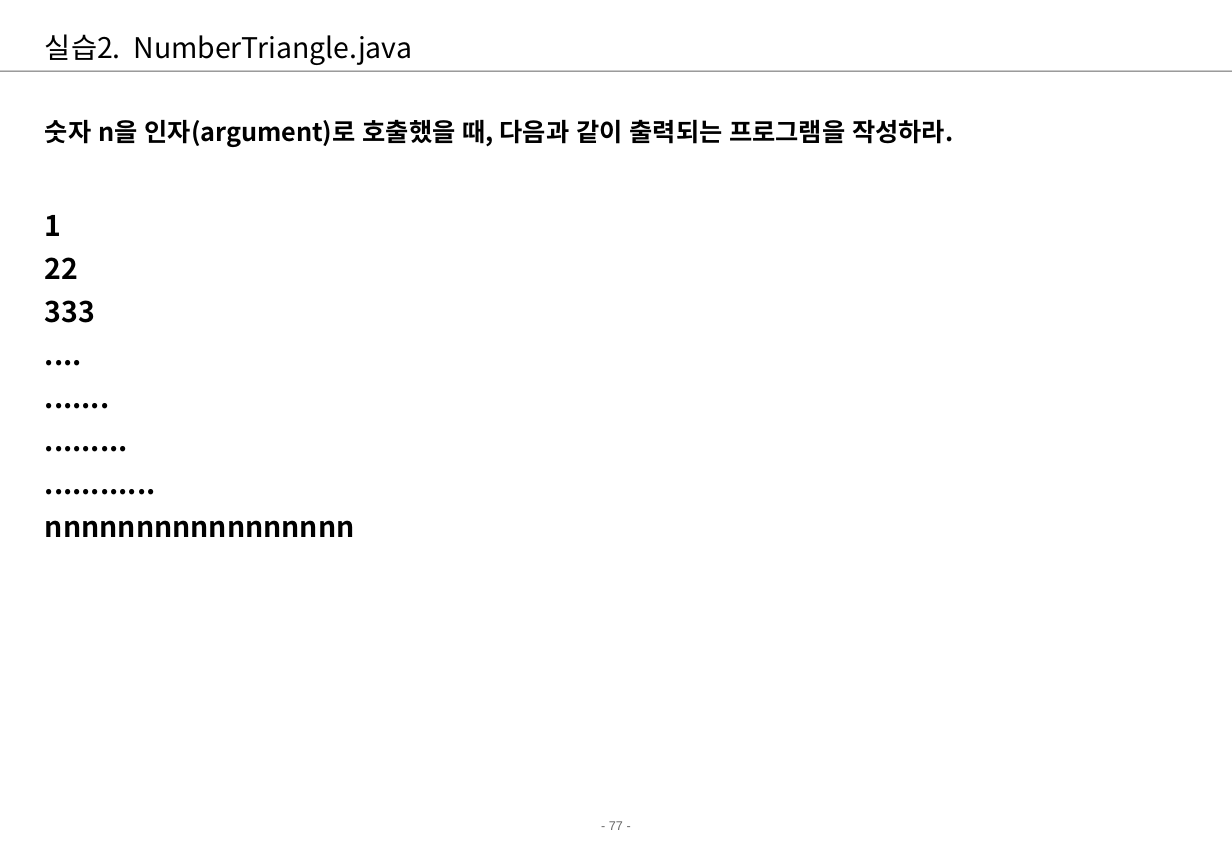
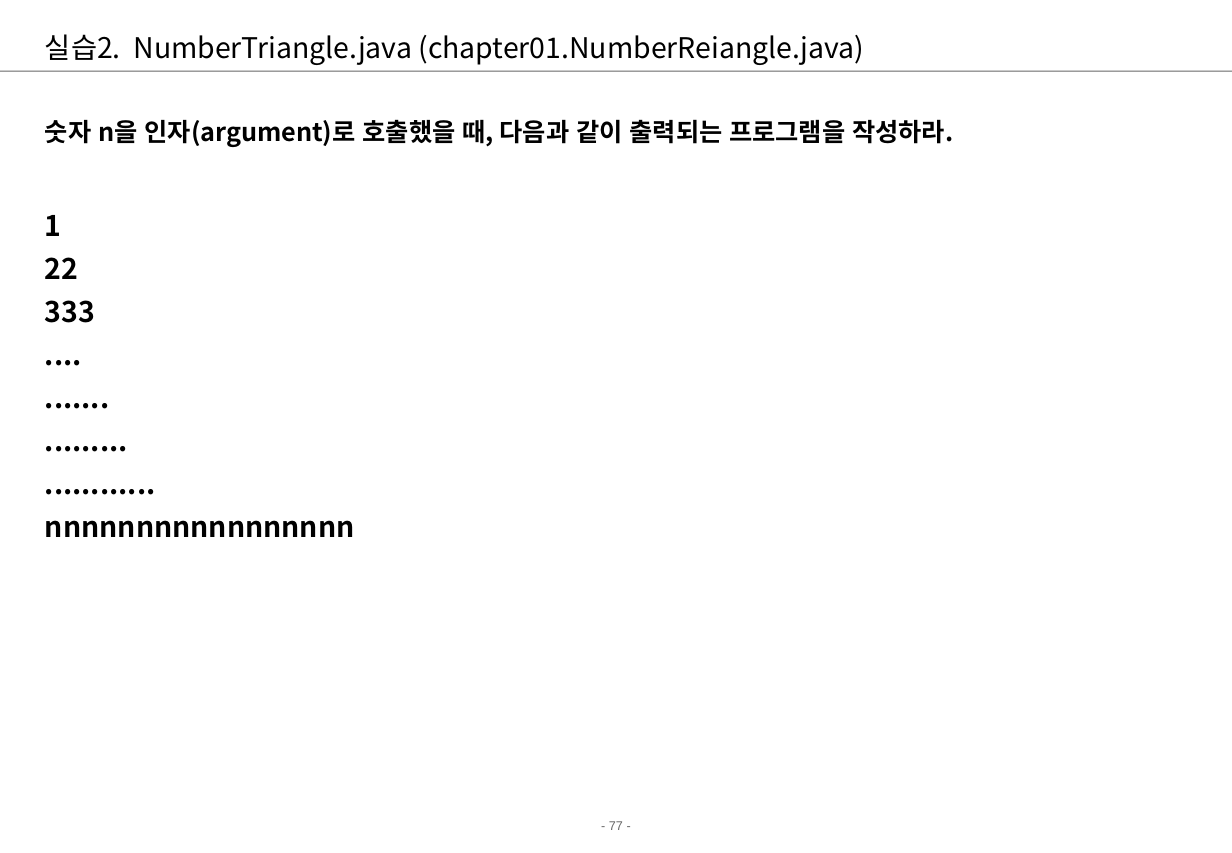
Before and after one commit to young0715/chapter01, a slide deck: slide 77 of src/chapter01/01.Java기본-자바기본프로그래밍.ppt. Drawn at 1232x853 pixels with LibreOffice and Linux fonts; fonts in the diff are those of the drawing; background and template pictures are left out. Boxes give left, top, right and bottom in pixels: in the first picture for what was removed or moved away, otherwise in the second. Text is boxed around its words. In the diff, an @@ line names an element or a change of style, - is before the commit and + after.

```diff
--- a/src/chapter01/01.Java기본-자바기본프로그래밍.ppt
+++ b/src/chapter01/01.Java기본-자바기본프로그래밍.ppt
@@ title at (45, 34, 864, 65): text changed @@
-실습2. NumberTriangle.java
+실습2. NumberTriangle.java (chapter01.NumberReiangle.java)
```
Also in this commit, not shown: 3 other slides changed, 5 other files.
